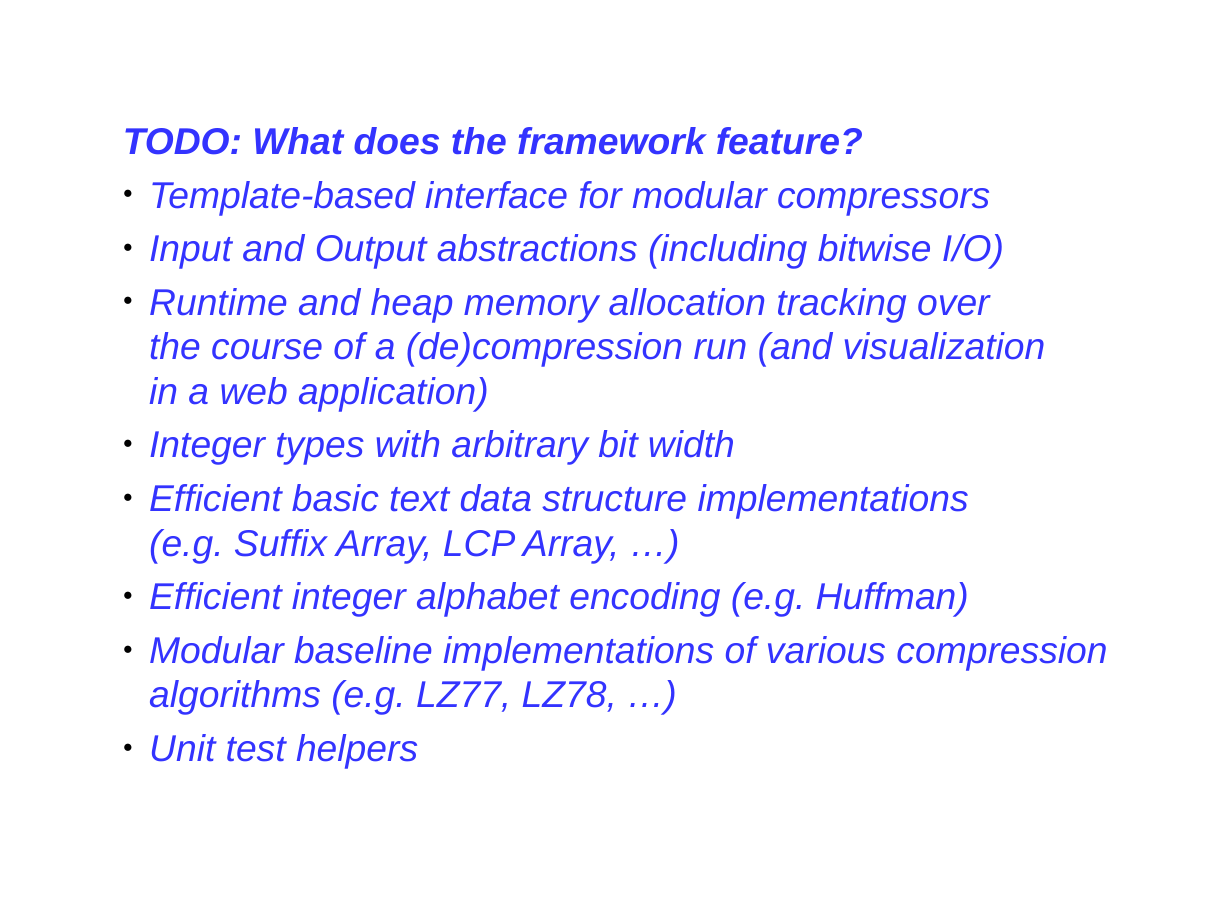
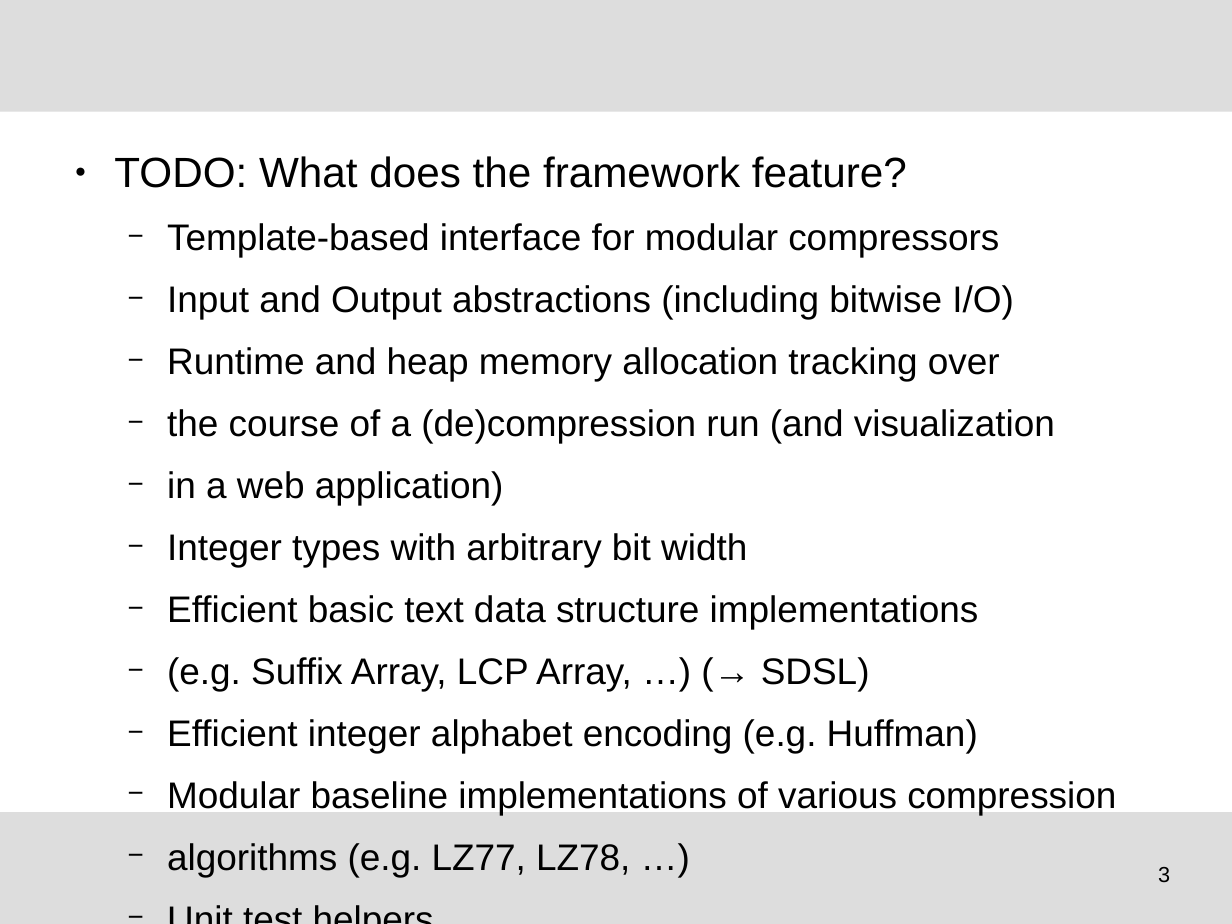
Before and after one commit to tudocomp/tudocomp, a slide deck: slide 3 of etc/presentation.odp. Drawn at 1232x924 pixels with LibreOffice and Linux fonts; fonts in the diff are those of the drawing; background and template pictures are left out. Boxes give left, top, right and bottom in pixels: in the first picture for what was removed or moved away, otherwise in the second. Text is boxed around its words. In the diff, an @@ line names an element or a change of style, - is before the commit and + after.

Commit message:
Presentation style

```diff
--- a/etc/presentation.odp
+++ b/etc/presentation.odp
@@ rectangle added at (x1=0, y1=0, x2=1232, y2=112), fill #DDDDDD @@
@@ text "TODO: What does the framework ..." moved from (x1=123, y1=127, x2=1107, y2=715) to (x1=114, y1=156, x2=1116, y2=877) @@
@@ text at (x1=114, y1=156, x2=1013, y2=753): size 24 to 27.2 pt, bold off in "TODO: What does the framework feature?"; text colour #3333FF to #000000, italic off in "TODO: What does the framework feature?", "Template-based interface for modular compressors", "Input and Output abstractions (including bitwise I/O)", "Integer types with arbitrary bit width" and 2 more places; size 24 to 23.8 pt in "Template-based interface for modular compressors", "Input and Output abstractions (including bitwise I/O)", "Integer types with arbitrary bit width", "Efficient integer alphabet encoding (e.g. Huffman)" and 1 more places; bullet none to ●; more space between paragraphs; bullet ● to −; list level 1 to 2 in "Template-based interface for modular compressors"; list level 1 to 2 in "Input and Output abstractions (including ..."; list level 1 to 2 in "Integer types with arbitrary bit ..."; list level 1 to 2 in "Efficient integer alphabet encoding (e.g. ..."; list level 1 to 2 in "Unit test helpers" @@
@@ text at (x1=167, y1=347, x2=1055, y2=505): text changed; size 24 to 23.8 pt; text colour #3333FF to #000000; italic off @@
-● Runtime and heap memory allocation tracking over
-  the course of a (de)compression run (and visualization
-  in a web application)
+  − Runtime and heap memory allocation tracking over
+  − the course of a (de)compression run (and visualization
+  − in a web application)
@@ text at (x1=167, y1=595, x2=979, y2=691): text changed; size 24 to 23.8 pt; text colour #3333FF to #000000; italic off @@
-● Efficient basic text data structure implementations
-  (e.g. Suffix Array, LCP Array, …)
+  − Efficient basic text data structure implementations
+  − (e.g. Suffix Array, LCP Array, …) (→ SDSL)
@@ text at (x1=167, y1=781, x2=1116, y2=877): text changed; size 24 to 23.8 pt; text colour #3333FF to #000000; italic off @@
-● Modular baseline implementations of various compression
-  algorithms (e.g. LZ77, LZ78, …)
+  − Modular baseline implementations of various compression
+  − algorithms (e.g. LZ77, LZ78, …)
@@ rectangle added at (x1=0, y1=813, x2=1232, y2=924), fill #DDDDDD @@
@@ page number added at (x1=1158, y1=867, x2=1170, y2=883), 14 pt, text #000000 @@
+3
```
Also in this commit, not shown: 6 other slides changed, 1 slide added.
